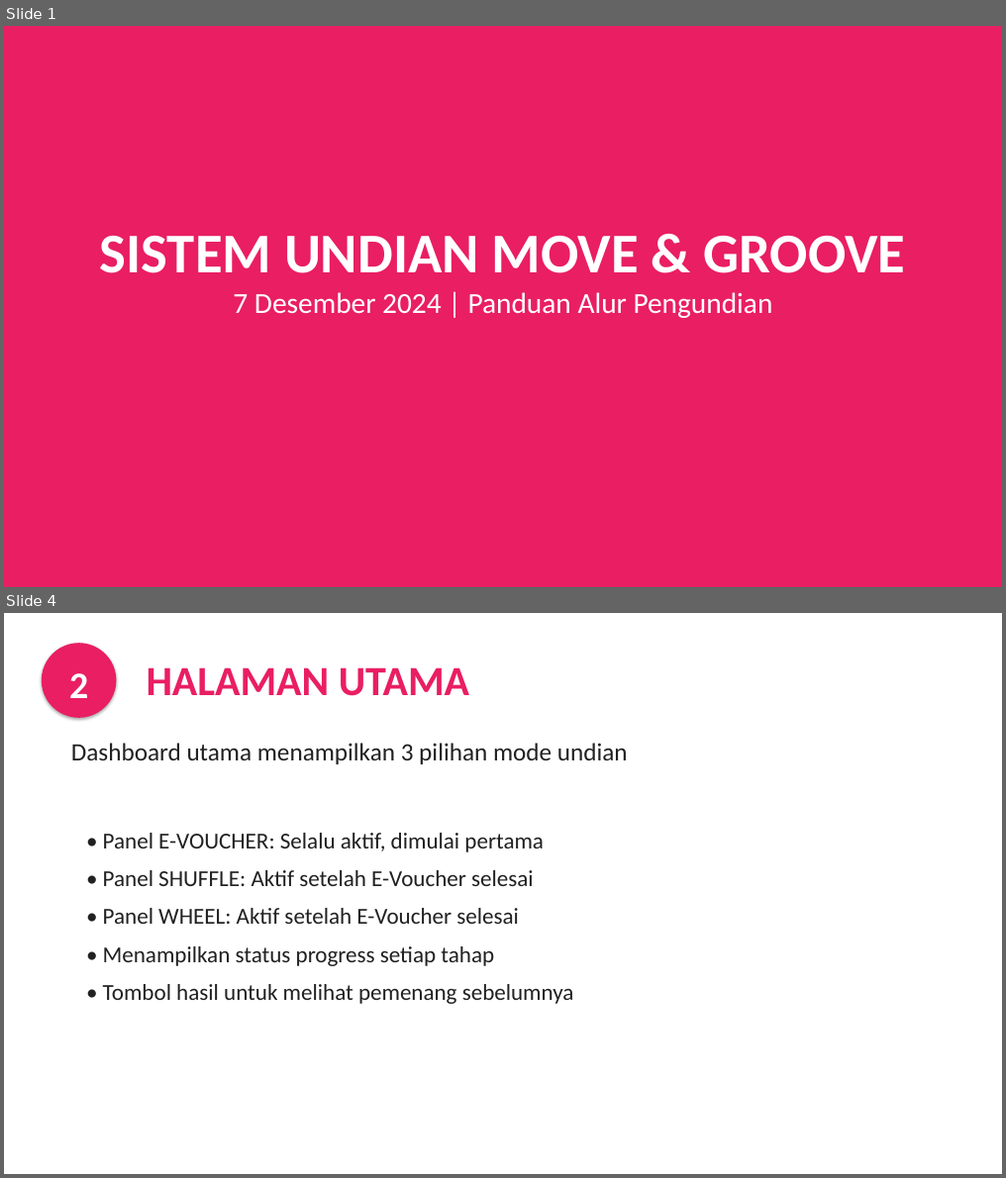
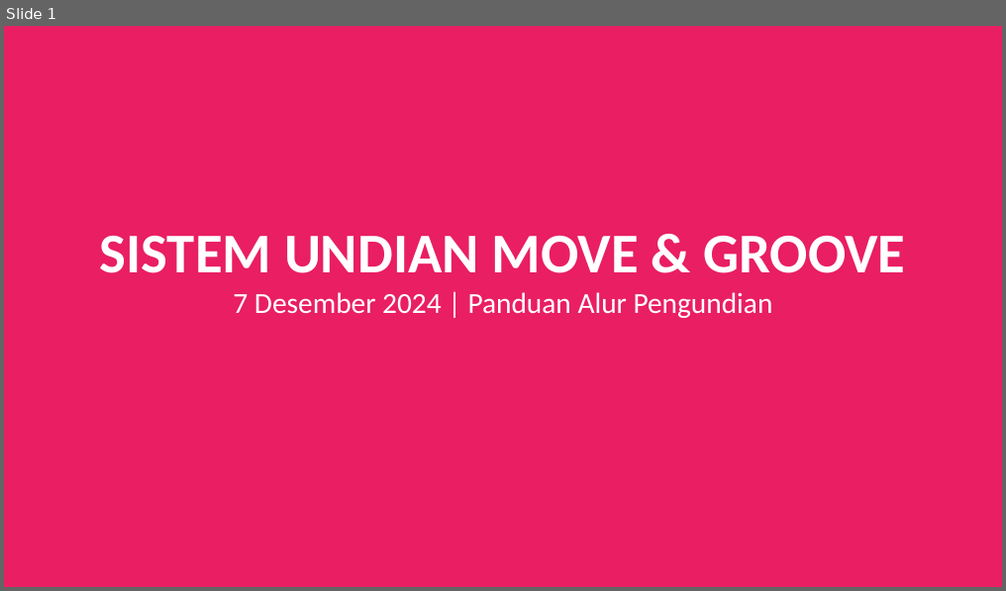
Before and after one commit to Wahyoe-underscore/LotteryStream, a slide deck: MoveGroove_Flow_Presentation.pptx. Shown one above the other, each under a label of ours: slides 1 and 4 before the commit, slide 1 after it; the slides between them are not shown. The pictures are 1006x1178 and 1006x591 pixels, drawn with LibreOffice and Linux fonts; fonts in the diff are those of the drawing. Boxes give left, top, right and bottom in pixels: in the first picture for what was removed or moved away, otherwise in the second. Text is boxed around its words. In the diff, an @@ line names an element or a change of style, - is before the commit and + after.

```diff
--- a/MoveGroove_Flow_Presentation.pptx
+++ b/MoveGroove_Flow_Presentation.pptx
@@ slide 4 removed at bbox=[4, 613, 1002, 1174], background #FFFFFF @@
@@ ellipse removed at bbox=[42, 643, 116, 718] @@
@@ text removed at bbox=[147, 667, 469, 696] @@
-HALAMAN UTAMA
@@ text removed at bbox=[69, 673, 88, 698] @@
-2
@@ text removed at bbox=[71, 743, 628, 764] @@
-Dashboard utama menampilkan 3 pilihan mode undian
@@ text removed at bbox=[103, 833, 574, 1004] @@
-• Panel E-VOUCHER: Selalu aktif, dimulai pertama
-• Panel SHUFFLE: Aktif setelah E-Voucher selesai
-• Panel WHEEL: Aktif setelah E-Voucher selesai
-• Menampilkan status progress setiap tahap
-• Tombol hasil untuk melihat pemenang sebelumnya
```
Also in this commit, not shown: 3 slides changed, 8 slides added, 8 other slides removed, 6 other files.
